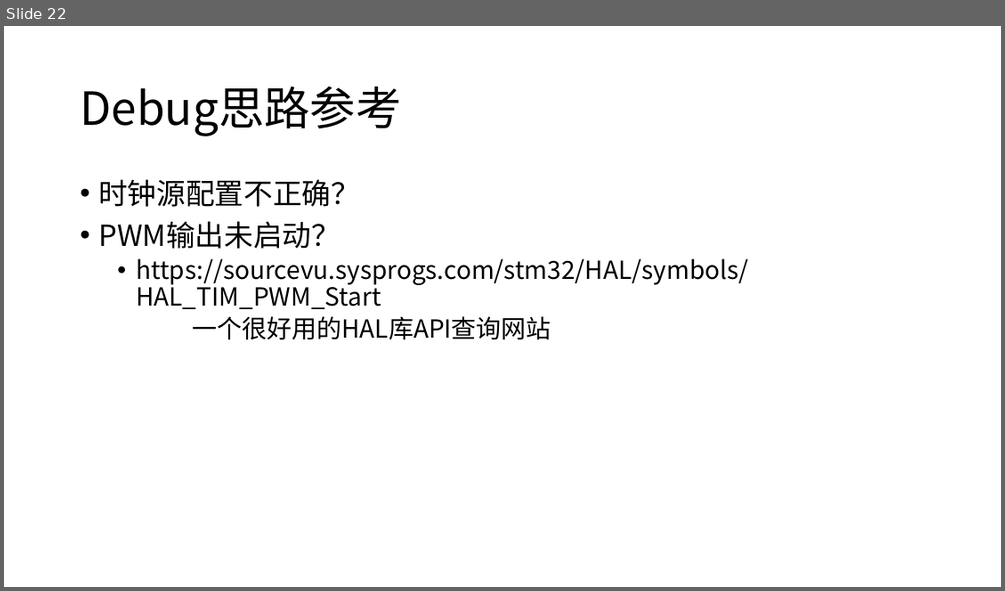
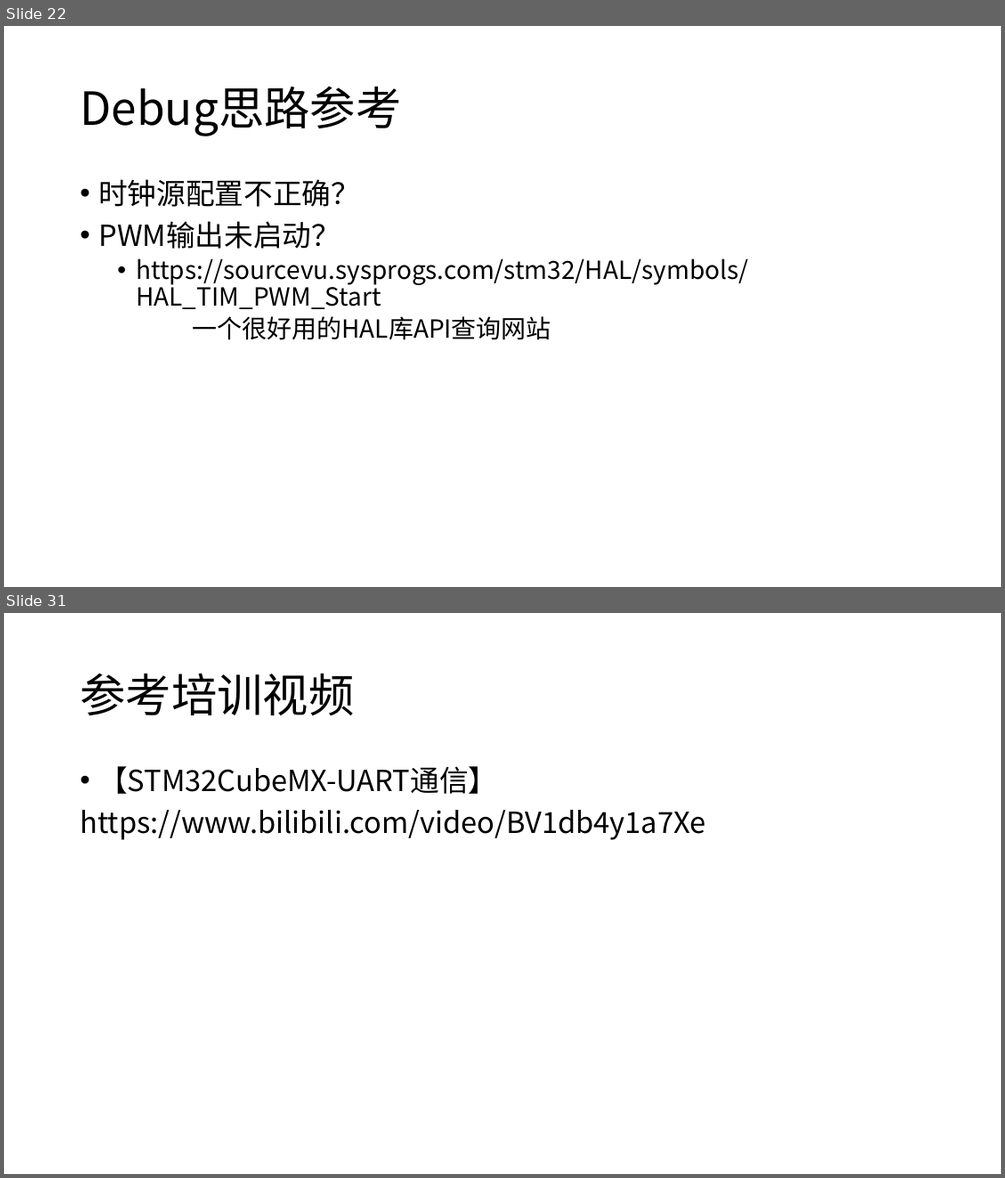
Before and after one commit to JLU-Robomaster-Embedded/embedded_tutorial, a slide deck: 2_STM32基本功能.pptx. Shown one above the other, each under a label of ours: slide 22 before the commit, slides 22 and 31 after it; the slides between them are not shown. The pictures are 1005x591 and 1005x1178 pixels, drawn with LibreOffice and Linux fonts; fonts in the diff are those of the drawing. Boxes give left, top, right and bottom in pixels: in the first picture for what was removed or moved away, otherwise in the second. Text is boxed around its words. In the diff, an @@ line names an element or a change of style, - is before the commit and + after.

```diff
--- a/2_STM32基本功能.pptx
+++ b/2_STM32基本功能.pptx
@@ slide 31 added at (4,613,1001,1174), background #FFFFFF @@
@@ title added at (80,673,354,715), 44 pt, text #000000 @@
+参考培训视频
@@ text added at (80,766,705,840), 28 pt, text #000000 @@
+• 【STM32CubeMX-UART通信】
+https://www.bilibili.com/video/BV1db4y1a7Xe
```
Also in this commit, not shown: 18 other slides added.
